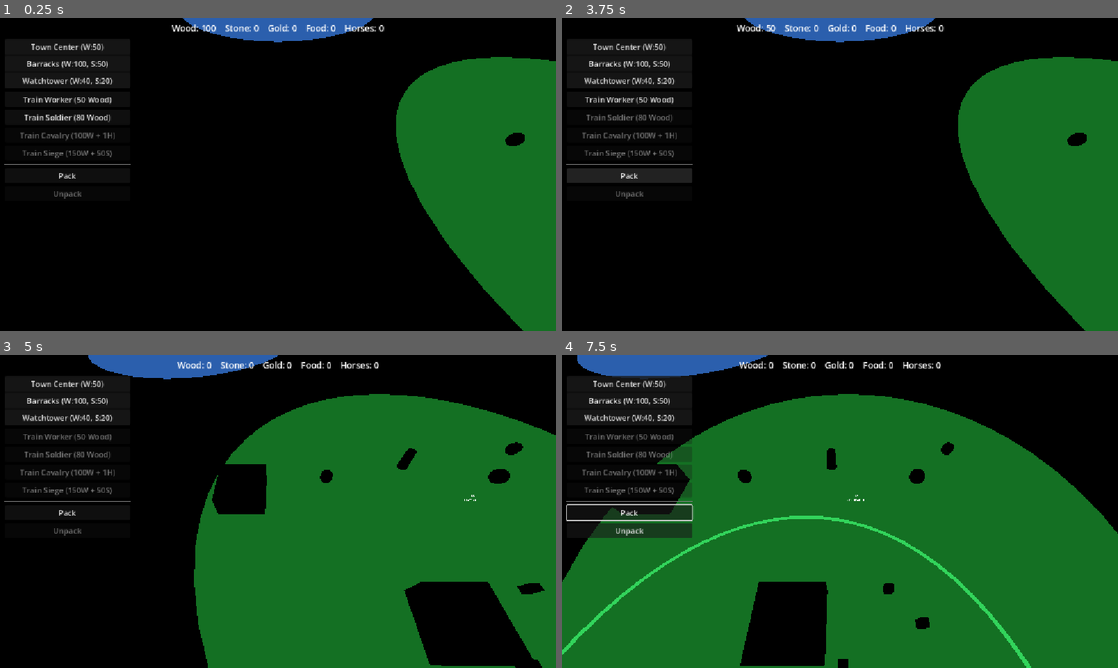
Above: before the commit, frames 1-4 (two rows, left to right).
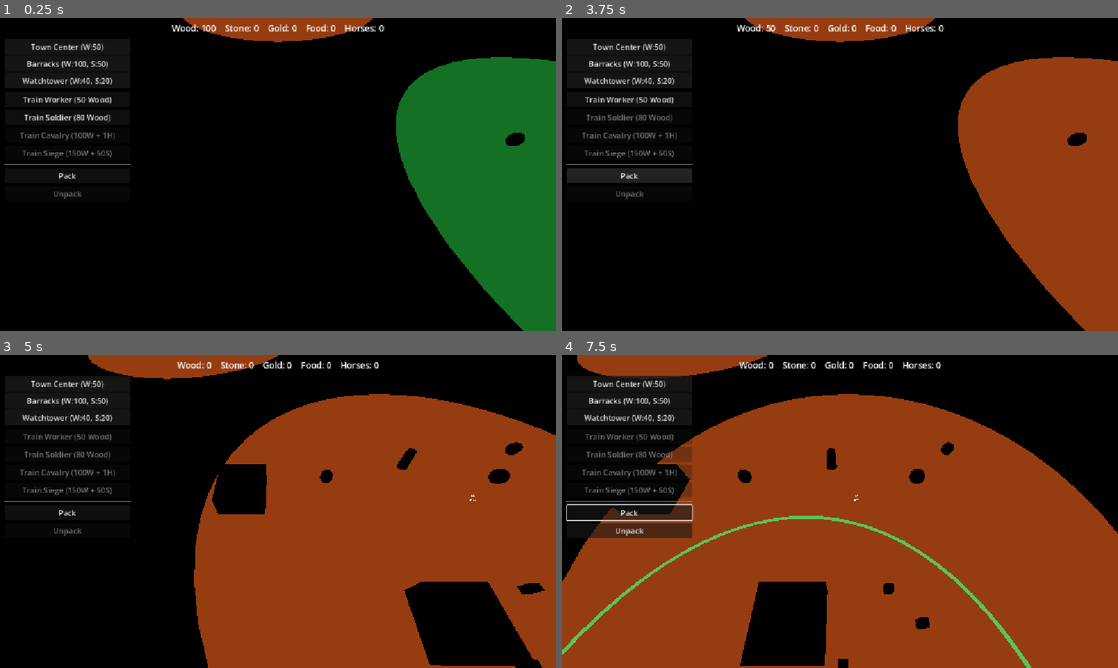
Above: after the commit, the same moments.

Repository: Ferrum-t/RTS-Game
Game: Godot game, scene res://Scenes/World/World.tscn
The game is run twice, just before and just after one commit, with the same random seed, the same clock (stepped at 60 frames per second) and the same inputs.
Inputs (mouse positions are in pixels of both pictures, inside the frame that each line leads up to):
- Up to frame 1 (0.25 s): no input
- Up to frame 2 (3.75 s): click "Town Center (W:50)" at 0.5 s; click "Barracks (W:100, S:50)" at 1.25 s; click "Watchtower (W:40, S:20)" at 2 s; click "Train Worker (50 Wood)" at 2.75 s; click "Pack" at 3.5 s
- Up to frame 3 (5 s): tap Enter at 4.25 s; move the mouse to (400, 495) at 4.27 s; hold D (move_right) from 4.28 s (still down); tap C at 4.35 s; click (400, 495) at 4.42 s
- Up to frame 4 (7.5 s): release D (move_right) at 5 s; drag from (728, 527) to (812, 574) at 5.02 s; move the mouse to (895, 442) at 5.77 s; hold D (move_right) 5.78-6.5 s; tap P at 5.85 s; drag from (812, 574) to (673, 464) at 6.52 s; move the mouse to (1006, 558) at 7.27 s; hold Left (move_left) from 7.28 s (still down); tap U at 7.35 s

The runs differ from the first frame. In frame 1, 1.9% of the frame differs, in the area x 32-68%, y 0-8%; in frame 2, 20%; in frame 3, 47%; in frame 4, 68%, in the area x 0-100%, y 0-100%.

Commit message:
Implement Seasonal Front v0

Diff:
--- a/Scripts/Systems/EnvironmentZoneService.gd
+++ b/Scripts/Systems/EnvironmentZoneService.gd
@@ -1,10 +1,10 @@
 extends Node
 
-## Environment Zones — Stage 1.5: fixed climate regions + seasonal state (layout: Variant B 8×r21).
-## Geometry does not move. Season changes state only.
+## Environment Zones — Stage 1.5 Seasonal Front v0 (layout: Variant B 8×r21).
+## Geometry does not move. Season changes state via global temperature field.
+## T(z,s) = T0 + A * sin(2π s) - G * z   (+Z = north, colder)
 ## Public API for harvest: get_multiplier_at(world_pos) — signature preserved.
-## HarvestComponent is not modified in Slice A.
-## No velocity / drift / bounce / TRANSITION / overlap priority.
+## No velocity / drift / bounce / TRANSITION / overlap priority / per-region schedules.
 
 enum ClimateState {
 	COLD,
@@ -12,15 +12,12 @@
 	DRY,
 }
 
-## Schedule templates: equal thirds of season_progress.
-## A: FAV → DRY → COLD
-## B: DRY → COLD → FAV
-## C: COLD → FAV → DRY
-enum ScheduleId {
-	A,
-	B,
-	C,
-}
+## Seasonal Front v0 — approved numerical set (pre-code review).
+const T0: float = 0.0
+const A: float = 1.0
+const G: float = 0.014
+const T_COLD: float = -0.55
+const T_HOT: float = 0.55
 
 const _MULT := {
 	ClimateState.FAVORABLE: 1.5,
@@ -43,12 +40,13 @@
 ## Debug ground discs (static). Color follows current state.
 @export var debug_draw: bool = true
 
-## season_progress ∈ [0, 1). Advances from season_duration_sec.
+## season_progress ∈ [0, 1). s0 = 0.0 at match start (approved).
 var season_progress: float = 0.0
 
 var regions: Array = []
 var _visual_root: Node3D = null
-var _last_logged_slot: int = -1
+## Fingerprint of region states for change logging (F5).
+var _last_state_fingerprint: String = ""
 
 
 class ClimateRegion:
@@ -56,7 +54,6 @@
 	var id: String = ""
 	var center: Vector3 = Vector3.ZERO
 	var radius: float = 21.0
-	var schedule_id: int = ScheduleId.A
 	var mesh_instance: MeshInstance3D = null
 	var label: Label3D = null
 
@@ -68,16 +65,17 @@
 		_ensure_visual_root()
 		_build_visuals()
 	_print_startup()
+	_last_state_fingerprint = _state_fingerprint()
 
 
 func _process(delta: float) -> void:
 	if season_duration_sec <= 0.001:
 		return
-	var prev_slot: int = _season_slot(season_progress)
 	season_progress = fposmod(season_progress + delta / season_duration_sec, 1.0)
-	var slot: int = _season_slot(season_progress)
-	if slot != prev_slot:
-		_on_season_slot_changed(slot)
+	var fp: String = _state_fingerprint()
+	if fp != _last_state_fingerprint:
+		_last_state_fingerprint = fp
+		_on_climate_states_changed()
 	_update_visual_colors()
 
 
@@ -104,70 +102,40 @@
 func get_region_state(region: ClimateRegion) -> int:
 	if region == null:
 		return ClimateState.FAVORABLE
-	return _state_for_schedule(region.schedule_id, _season_slot(season_progress))
-
-
-func _season_slot(progress: float) -> int:
-	var p: float = fposmod(progress, 1.0)
-	var slot: int = int(floor(p * 3.0))
-	if slot > 2:
-		slot = 2
-	return slot
-
-
-func _state_for_schedule(schedule_id: int, slot: int) -> int:
-	# Tables match pre-code validation.
-	match schedule_id:
-		ScheduleId.A:
-			# FAV → DRY → COLD
-			match slot:
-				0:
-					return ClimateState.FAVORABLE
-				1:
-					return ClimateState.DRY
-				_:
-					return ClimateState.COLD
-		ScheduleId.B:
-			# DRY → COLD → FAV
-			match slot:
-				0:
-					return ClimateState.DRY
-				1:
-					return ClimateState.COLD
-				_:
-					return ClimateState.FAVORABLE
-		ScheduleId.C:
-			# COLD → FAV → DRY
-			match slot:
-				0:
-					return ClimateState.COLD
-				1:
-					return ClimateState.FAVORABLE
-				_:
-					return ClimateState.DRY
-		_:
-			return ClimateState.FAVORABLE
+	return _state_from_temperature(_temperature_at_z(region.center.z, season_progress))
+
+
+## T(z, s) = T0 + A * sin(2π s) - G * z
+func _temperature_at_z(z: float, s: float) -> float:
+	return T0 + A * sin(TAU * s) - G * z
+
+
+func _state_from_temperature(t: float) -> int:
+	if t < T_COLD:
+		return ClimateState.COLD
+	if t > T_HOT:
+		return ClimateState.DRY
+	return ClimateState.FAVORABLE
 
 
 func _spawn_regions() -> void:
 	regions.clear()
-	# Expanded Climate Geometry v0.1 — Variant B (8 × r21). Homes R0/R1 schedule A → FAVORABLE at progress 0.
+	# Expanded Climate Geometry v0.1 — Variant B (8 × r21). Geometry fixed; state from seasonal front.
 	var specs: Array = [
-		{"id": "R0", "center": Vector3(32.0, 0.0, -30.0), "radius": 21.0, "schedule": ScheduleId.A},
-		{"id": "R1", "center": Vector3(-30.0, 0.0, 30.0), "radius": 21.0, "schedule": ScheduleId.A},
-		{"id": "R2", "center": Vector3(77.0, 0.0, 0.0), "radius": 21.0, "schedule": ScheduleId.B},
-		{"id": "R3", "center": Vector3(60.0, 0.0, 72.0), "radius": 21.0, "schedule": ScheduleId.C},
-		{"id": "R4", "center": Vector3(-7.0, 0.0, 77.0), "radius": 21.0, "schedule": ScheduleId.B},
-		{"id": "R5", "center": Vector3(-72.0, 0.0, 60.0), "radius": 21.0, "schedule": ScheduleId.C},
-		{"id": "R6", "center": Vector3(-77.0, 0.0, -7.0), "radius": 21.0, "schedule": ScheduleId.B},
-		{"id": "R7", "center": Vector3(0.0, 0.0, -77.0), "radius": 21.0, "schedule": ScheduleId.C},
+		{"id": "R0", "center": Vector3(32.0, 0.0, -30.0), "radius": 21.0},
+		{"id": "R1", "center": Vector3(-30.0, 0.0, 30.0), "radius": 21.0},
+		{"id": "R2", "center": Vector3(77.0, 0.0, 0.0), "radius": 21.0},
+		{"id": "R3", "center": Vector3(60.0, 0.0, 72.0), "radius": 21.0},
+		{"id": "R4", "center": Vector3(-7.0, 0.0, 77.0), "radius": 21.0},
+		{"id": "R5", "center": Vector3(-72.0, 0.0, 60.0), "radius": 21.0},
+		{"id": "R6", "center": Vector3(-77.0, 0.0, -7.0), "radius": 21.0},
+		{"id": "R7", "center": Vector3(0.0, 0.0, -77.0), "radius": 21.0},
 	]
 	for s in specs:
 		var region := ClimateRegion.new()
 		region.id = str(s["id"])
 		region.center = s["center"]
 		region.radius = float(s["radius"])
-		region.schedule_id = int(s["schedule"])
 		regions.append(region)
 
 
@@ -187,15 +155,24 @@
 				print("[ZONE] non-overlap OK %s-%s dist=%.2f need=%.2f" % [a.id, b.id, d, need])
 
 
-func _on_season_slot_changed(slot: int) -> void:
-	_last_logged_slot = slot
-	print("[ZONE] season slot → ", slot, " progress=", snappedf(season_progress, 0.001))
+func _state_fingerprint() -> String:
+	var parts: PackedStringArray = PackedStringArray()
+	for r in regions:
+		var region: ClimateRegion = r
+		parts.append("%s:%s" % [region.id, _state_name(get_region_state(region))])
+	return "|".join(parts)
+
+
+func _on_climate_states_changed() -> void:
+	print("[ZONE] climate state change progress=", snappedf(season_progress, 0.001))
 	for r in regions:
 		var region: ClimateRegion = r
 		var st: int = get_region_state(region)
+		var t: float = _temperature_at_z(region.center.z, season_progress)
 		print(
 			"[ZONE] ", region.id,
 			" state=", _state_name(st),
+			" T=", snappedf(t, 0.01),
 			" mult=", float(_MULT.get(st, 1.0)),
 			" center=", region.center,
 			" radius=", region.radius
@@ -296,21 +273,22 @@
 
 
 func _print_startup() -> void:
-	print("[ZONE] EnvironmentZoneService Variant B ready — fixed regions=", regions.size())
+	print("[ZONE] EnvironmentZoneService Seasonal Front v0 — fixed regions=", regions.size())
+	print("[ZONE] field T=T0+A*sin(2pi*s)-G*z  T0=", T0, " A=", A, " G=", G, " T_cold=", T_COLD, " T_hot=", T_HOT)
 	print("[ZONE] season_progress=", season_progress, " duration_sec=", season_duration_sec)
 	for r in regions:
 		var region: ClimateRegion = r
 		var st: int = get_region_state(region)
+		var t: float = _temperature_at_z(region.center.z, season_progress)
 		print(
 			"[ZONE] ", region.id,
 			" center=", region.center,
 			" radius=", region.radius,
-			" schedule=", _schedule_name(region.schedule_id),
+			" T=", snappedf(t, 0.01),
 			" state=", _state_name(st),
 			" mult=", float(_MULT.get(st, 1.0))
 		)
-	# Explicit: no motion fields
-	print("[ZONE] motion=none velocity=none bounce=none TRANSITION=none priority=none")
+	print("[ZONE] motion=none velocity=none bounce=none TRANSITION=none priority=none schedule=none")
 
 
 func _state_name(t: int) -> String:
@@ -323,15 +301,3 @@
 			return "COLD"
 		_:
 			return str(t)
-
-
-func _schedule_name(s: int) -> String:
-	match s:
-		ScheduleId.A:
-			return "A"
-		ScheduleId.B:
-			return "B"
-		ScheduleId.C:
-			return "C"
-		_:
-			return str(s)
